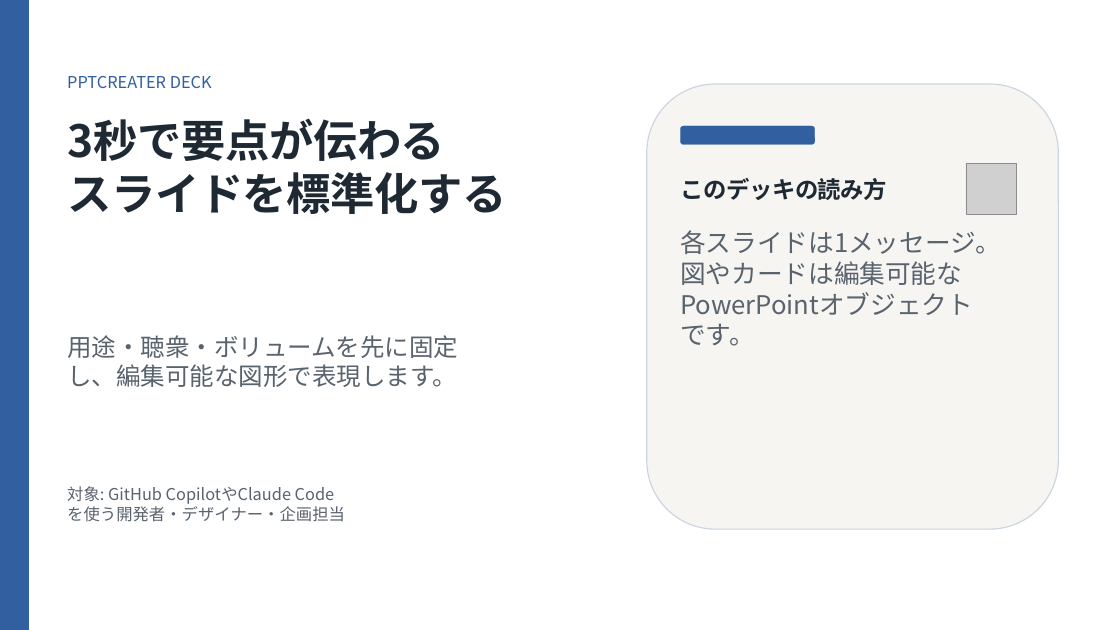
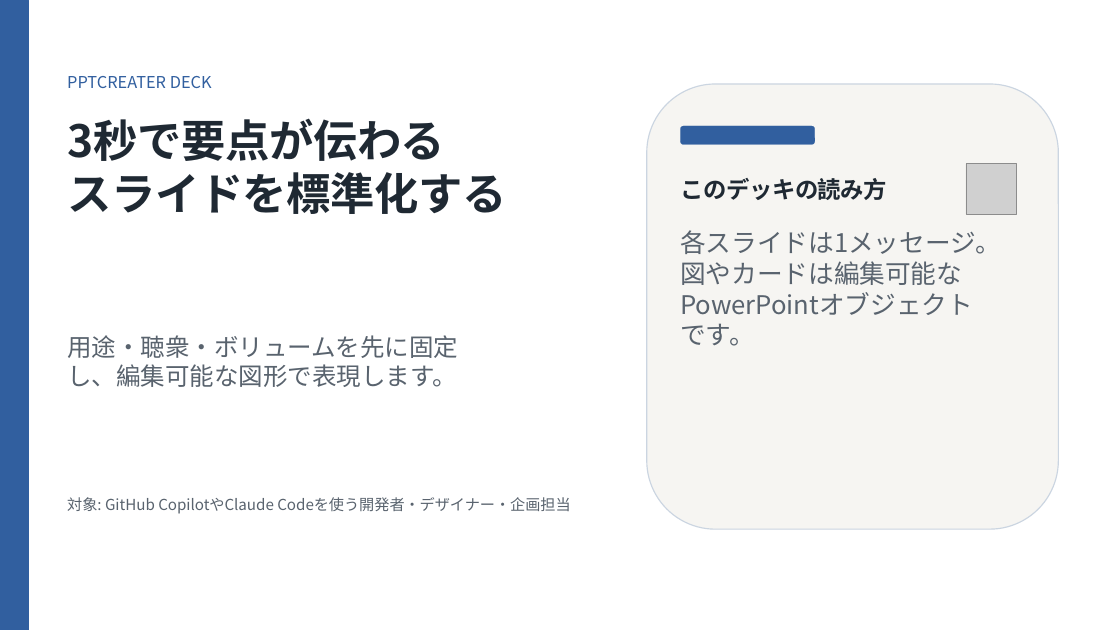
Before and after one commit to murasamelabo/pptcreater, a slide deck: slide 1 of samples/pptcreater-overview-minimal.pptx. Drawn at 1120x630 pixels with LibreOffice and Linux fonts; fonts in the diff are those of the drawing; grey boxes stand for pictures; background and template pictures are left out. Boxes give left, top, right and bottom in pixels: in the first picture for what was removed or moved away, otherwise in the second. Text is boxed around its words. In the diff, an @@ line names an element or a change of style, - is before the commit and + after.

```diff
--- a/samples/pptcreater-overview-minimal.pptx
+++ b/samples/pptcreater-overview-minimal.pptx
@@ text at [67, 497, 570, 514]: text changed; size 14 to 13 pt @@
-対象: GitHub CopilotやClaude Code
-を使う開発者・デザイナー・企画担当
+対象: GitHub CopilotやClaude Codeを使う開発者・デザイナー・企画担当
```
Also in this commit, not shown: 1 other slide changed, 35 other files.
